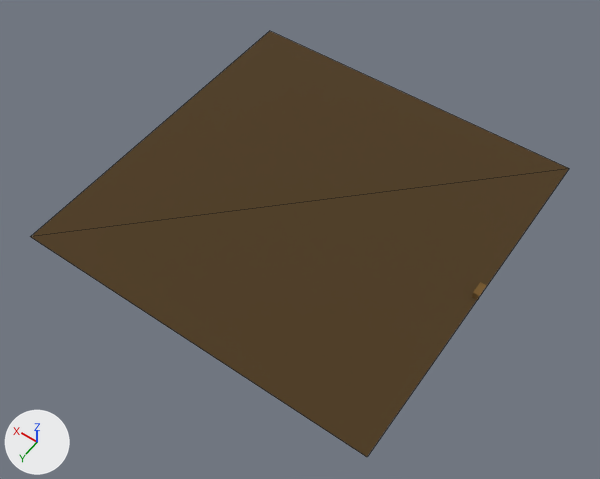
The glTF model src/assets/desk.glb, before and after one commit.
The view is the same before and after, from a 50 mm lens placed at (-15.5, 58.6, 83.0), pointed at (23.4, 4.2, -2.5). Every picture has the same lights, and +X, +Y and +Z are marked at lower left. Mesh edges are drawn as thin lines on the coarser meshes. Where no turn or scale is listed for an object, it has been applied to the vertices.

Objects in the first picture: 'ground'.
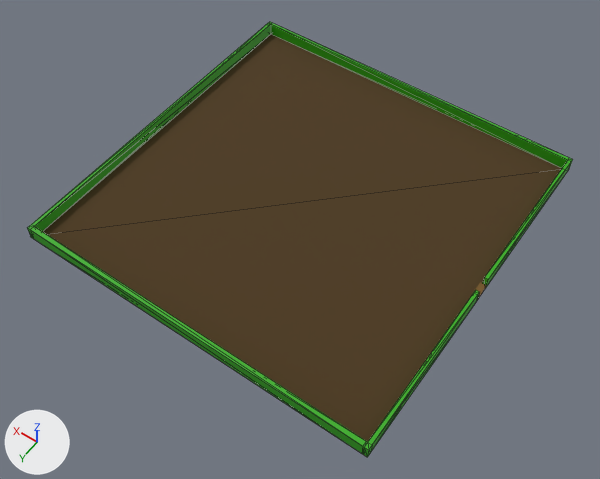
Location of each change, [x1, y1, x2, y2] in pixels of the pictures (600 x 479 px):
'Cube', added (green)
    after: [27, 22, 573, 457]

Diff of the bpy script that builds the scene:
```diff
--- a/src/assets/desk.glb.py
+++ b/src/assets/desk.glb.py
@@ mat_hedge @@
+mat_hedge = principled_material('Hedge')
+mat_hedge.base_color = (0.0325, 0.404, 0.00561)  # green #33aa11
@@ me_cube_001 @@
+me_cube_001.from_pydata(...)  # 48 vertices, 92 faces; spans x -0.6..50.0, y -23.2..27.4, z -1.2..0.7
+me_cube_001.materials.append(mat_hedge)  # green #33aa11
@@ ob_cube @@
+ob_cube = bpy.data.objects.new('Cube', me_cube_001)
+ob_cube.location = (0.3, -2.1, 1.1)
```
